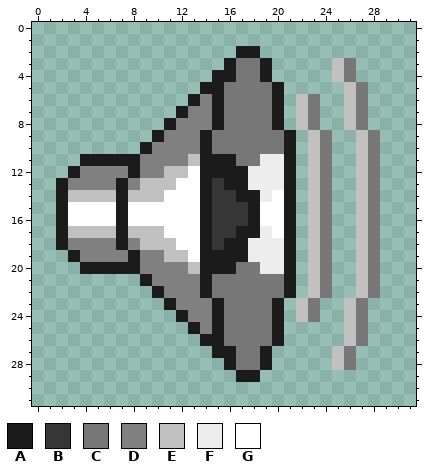
File history of a pixel-art sprite, images/mute_off_32.png. This is how it looked before the edit.
The file is 32x32 pixels.
Palette (. is transparent): A #1b1b1b  B #363636  C #777777  D #808080  E #c0c0c0  F #ededed  G #ffffff
After the commit:
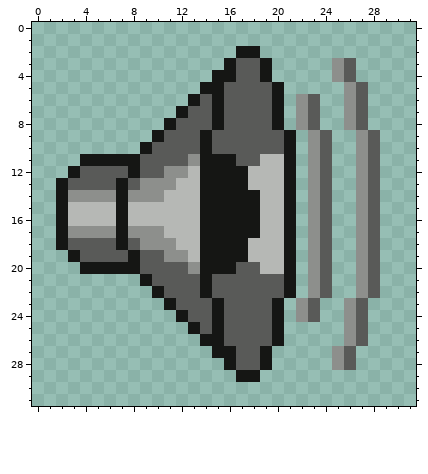
Difference:
colour A: #1b1b1b -> #151614
colour C: #777777 -> #595a58
colour E: #c0c0c0 -> #8d8f8c
colour G: #ffffff -> #b6b8b5
Changed rows in their new state; - is a pixel that keeps its letter.
first column x 3:
 6 -----------C------
 7 ----------CC------
 8 ---------CCC------
 9 --------CCC-------
10 -------CCCC-------
11 ------CCCC------GG
12 -CCCC-CC-------GGG
13 CCCC-C------A--GGG
14 ------------AA--G-
15 ------------AAA---
16 ------------AAA---
17 ------------AA--G-
18 CCCC-C------A--GGG
19 -CCCC-CC-------GGG
20 ------CCCC------GG
21 -------CCCC-------
22 --------CCC-------
23 ---------CCC------
24 ----------CC------
25 -----------C------
Boxes around the changes in both pictures, in picture pixels (x1, y1, x2, y2):
changed: (56, 46, 380, 382)
